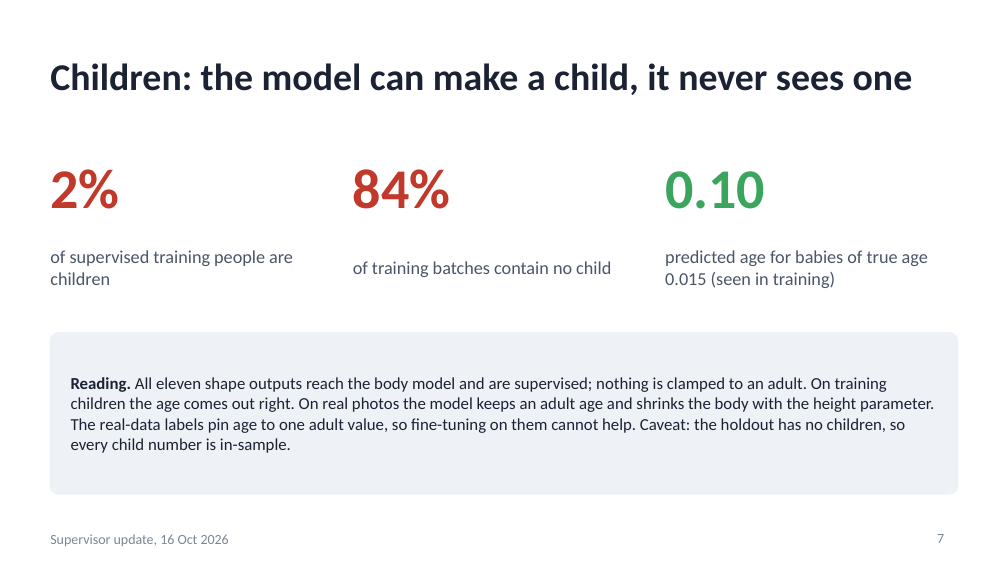
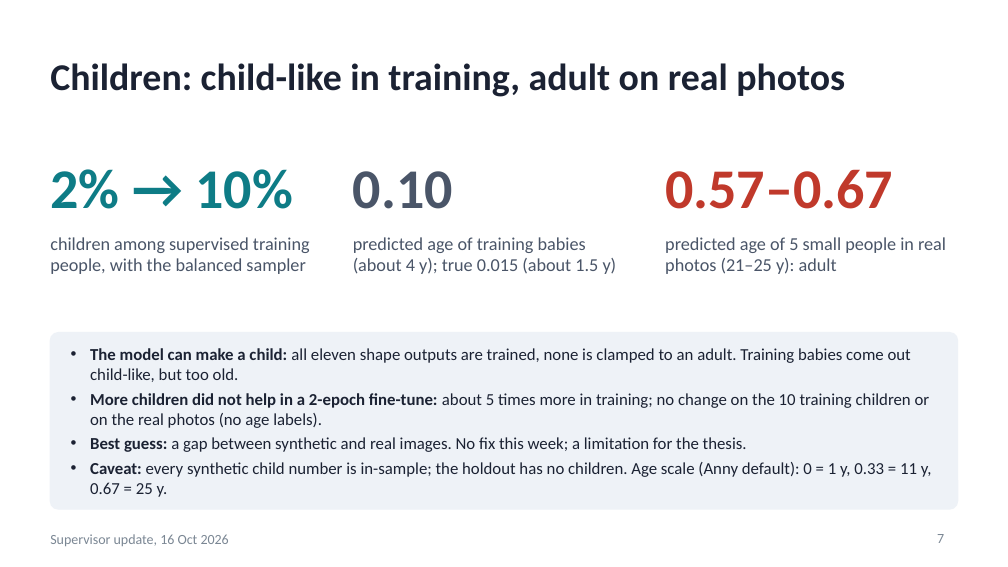
Before and after one commit to saadnajib/Multi-Person-Whole-Body-Human-Mesh-Recovery-in-a-Single-Shot-with-Annyone-dataset-and-3dpw-dataset, a slide deck: slide 7 of docs/supervisor_update_2026-10-16.pptx. Drawn at 1008x567 pixels with LibreOffice and Linux fonts; fonts in the diff are those of the drawing. Boxes give left, top, right and bottom in pixels: in the first picture for what was removed or moved away, otherwise in the second. Text is boxed around its words. In the diff, an @@ line names an element or a change of style, - is before the commit and + after.

```diff
--- a/docs/supervisor_update_2026-10-16.pptx
+++ b/docs/supervisor_update_2026-10-16.pptx
@@ title at <box>50,63,845,97</box>: text changed @@
-Children: the model can make a child, it never sees one
+Children: child-like in training, adult on real photos
@@ text at <box>50,169,292,209</box>: text changed; text colour #C0392B to #0E7C86 @@
-2%
+2% → 10%
@@ text at <box>353,171,453,209</box>: text changed; text colour #C0392B to #4A5568 @@
-84%
+0.10
@@ text at <box>665,169,893,209</box>: text changed; text colour #3BA55D to #C0392B @@
-0.10
+0.57–0.67
@@ text at <box>50,237,310,274</box>: text changed @@
-of supervised training people are children
+children among supervised training people, with the balanced sampler
@@ vertical alignment middle to top in 3 elements at <box>50,237,310,274</box>, <box>665,237,946,274</box>, <box>353,237,617,274</box> @@
@@ text at <box>353,237,617,274</box>: text changed @@
-of training batches contain no child
+predicted age of training babies (about 4 y); true 0.015 (about 1.5 y)
@@ text at <box>665,237,946,274</box>: text changed @@
-predicted age for babies of true age 0.015 (seen in training)
+predicted age of 5 small people in real photos (21–25 y): adult
@@ rounded rectangle: place and size @@
-rounded rectangle at <box>50,333,958,494</box>
+rounded rectangle at <box>50,333,958,509</box>
@@ rounded rectangle at <box>50,333,958,509</box>: proportions changed @@
@@ text at <box>90,348,932,497</box>: text changed @@
-Reading. All eleven shape outputs reach the body model and are supervised; nothing is clamped to an adult. On training children the age comes out right. On real photos the model keeps an adult age and shrinks the body with the height parameter. The real-data labels pin age to one adult value, so fine-tuning on them cannot help. Caveat: the holdout has no children, so every child number is in-sample.
+• The model can make a child: all eleven shape outputs are trained, none is clamped to an adult. Training babies come out child-like, but too old.
+• More children did not help in a 2-epoch fine-tune: about 5 times more in training; no change on the 10 training children or on the real photos (no age labels).
+• Best guess: a gap between synthetic and real images. No fix this week; a limitation for the thesis.
+• Caveat: every synthetic child number is in-sample; the holdout has no children. Age scale (Anny default): 0 = 1 y, 0.33 = 11 y, 0.67 = 25 y.
```
Also in this commit, not shown: 7 other slides changed, 7 slides added, 4 slides removed, 3 other files.
